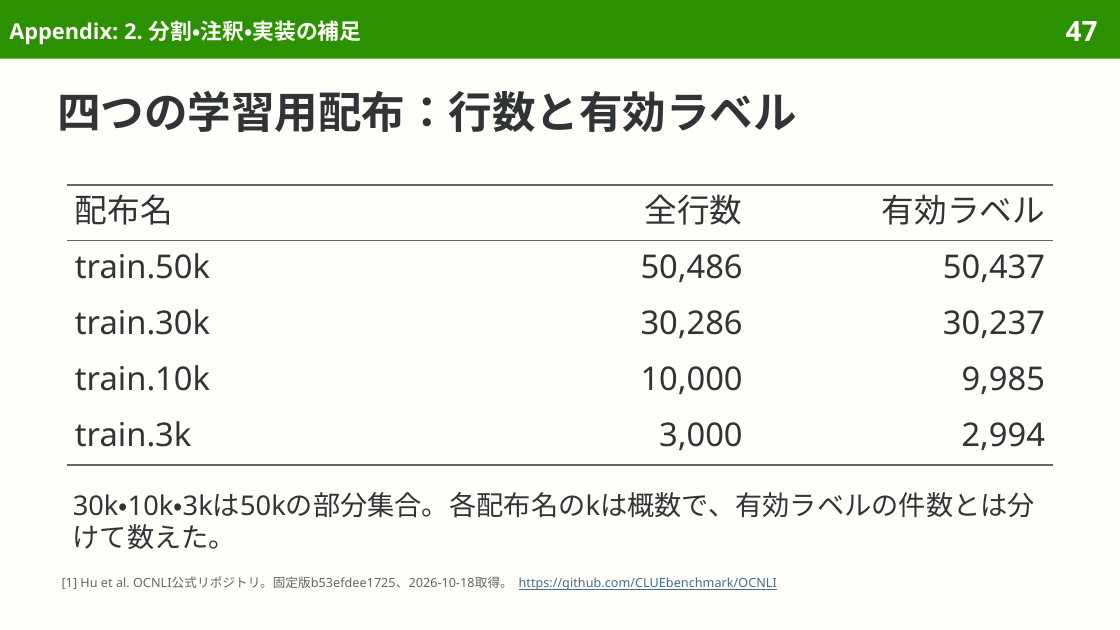
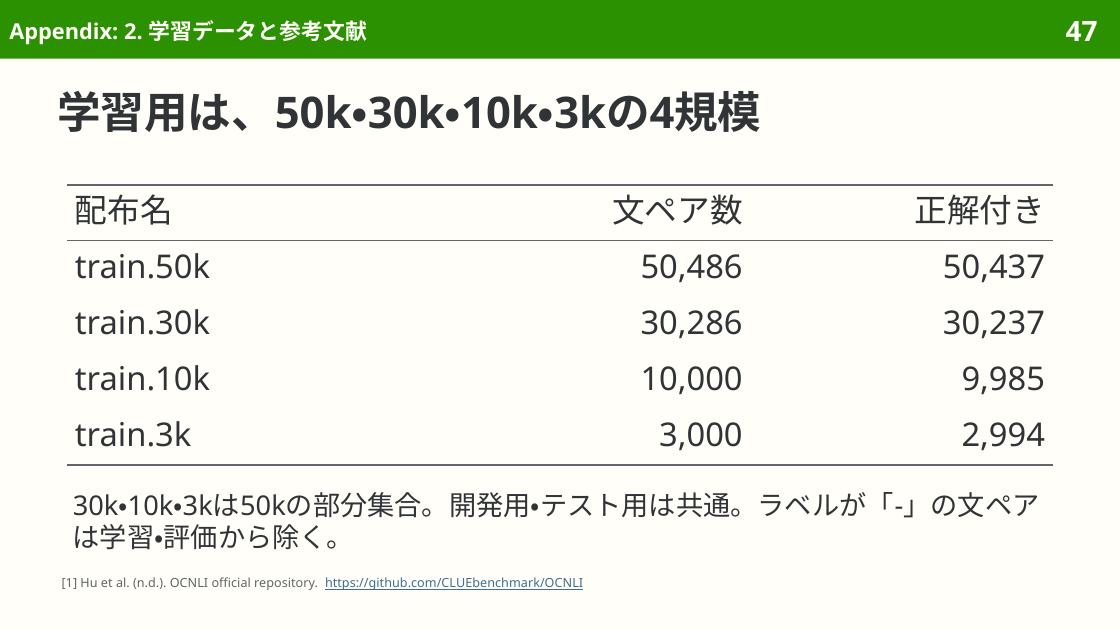
Before and after one commit to sasakiy84/datasets-in-10-minutes, a slide deck: slide 47 of slides/datasets-in-10-minutes-ocnli.pptx. Drawn at 1120x630 pixels with LibreOffice and Linux fonts; fonts in the diff are those of the drawing. Boxes give left, top, right and bottom in pixels: in the first picture for what was removed or moved away, otherwise in the second. Text is boxed around its words. In the diff, an @@ line names an element or a change of style, - is before the commit and + after.

Commit message:
Explain OCNLI naturally and keep inference examples and meaningful evaluation conditions

```diff
--- a/slides/datasets-in-10-minutes-ocnli.pptx
+++ b/slides/datasets-in-10-minutes-ocnli.pptx
@@ title at (9,20,367,45): text changed @@
-Appendix: 2. 分割・注釈・実装の補足
+Appendix: 2. 学習データと参考文献
@@ title at (57,91,761,132): text changed @@
-四つの学習用配布：行数と有効ラベル
+学習用は、50k・30k・10k・3kの4規模
@@ table at (67,185,1053,465) @@
-row 1, column 2: 全行数
+row 1, column 2: 文ペア数
-row 1, column 3: 有効ラベル
+row 1, column 3: 正解付き
@@ text at (73,492,1040,550): text changed @@
-30k・10k・3kは50kの部分集合。各配布名のkは概数で、有効ラベルの件数とは分けて数えた。
+30k・10k・3kは50kの部分集合。開発用・テスト用は共通。ラベルが「-」の文ペアは学習・評価から除く。
@@ text at (62,577,583,590): text changed @@
-[1] Hu et al. OCNLI公式リポジトリ。固定版b53efdee1725、2026-10-18取得。 https://github.com/CLUEbenchmark/OCNLI
+[1] Hu et al. (n.d.). OCNLI official repository. https://github.com/CLUEbenchmark/OCNLI
```
Also in this commit, not shown: 45 other slides changed, 6 slides removed, 35 other files.
